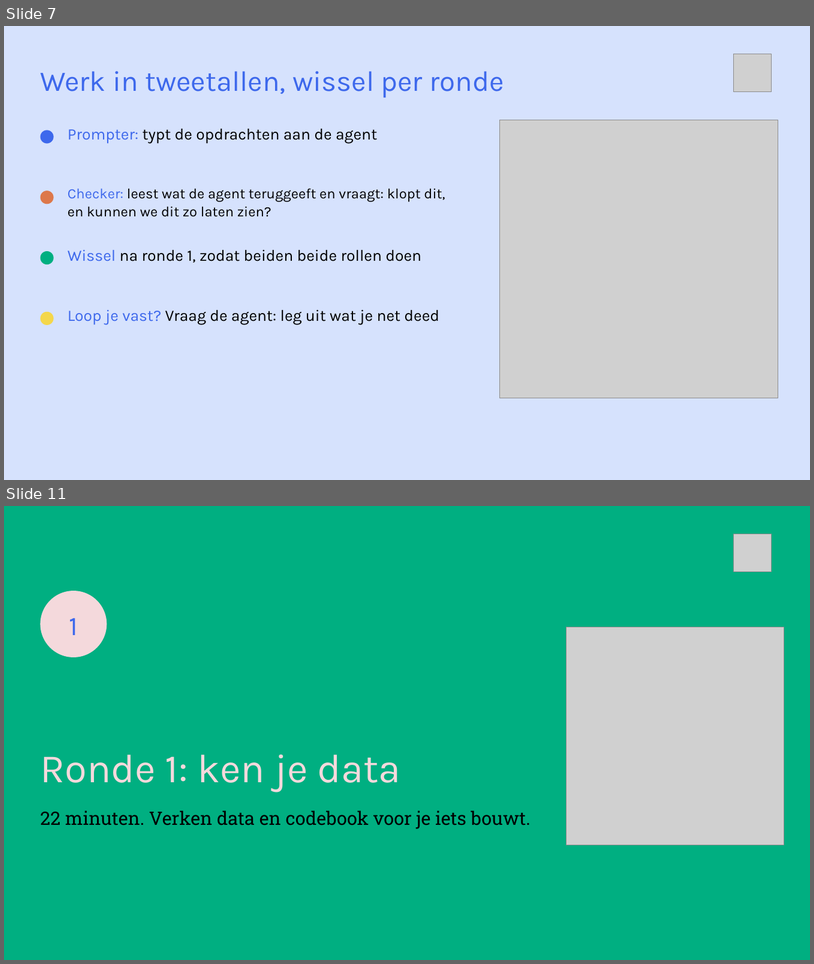
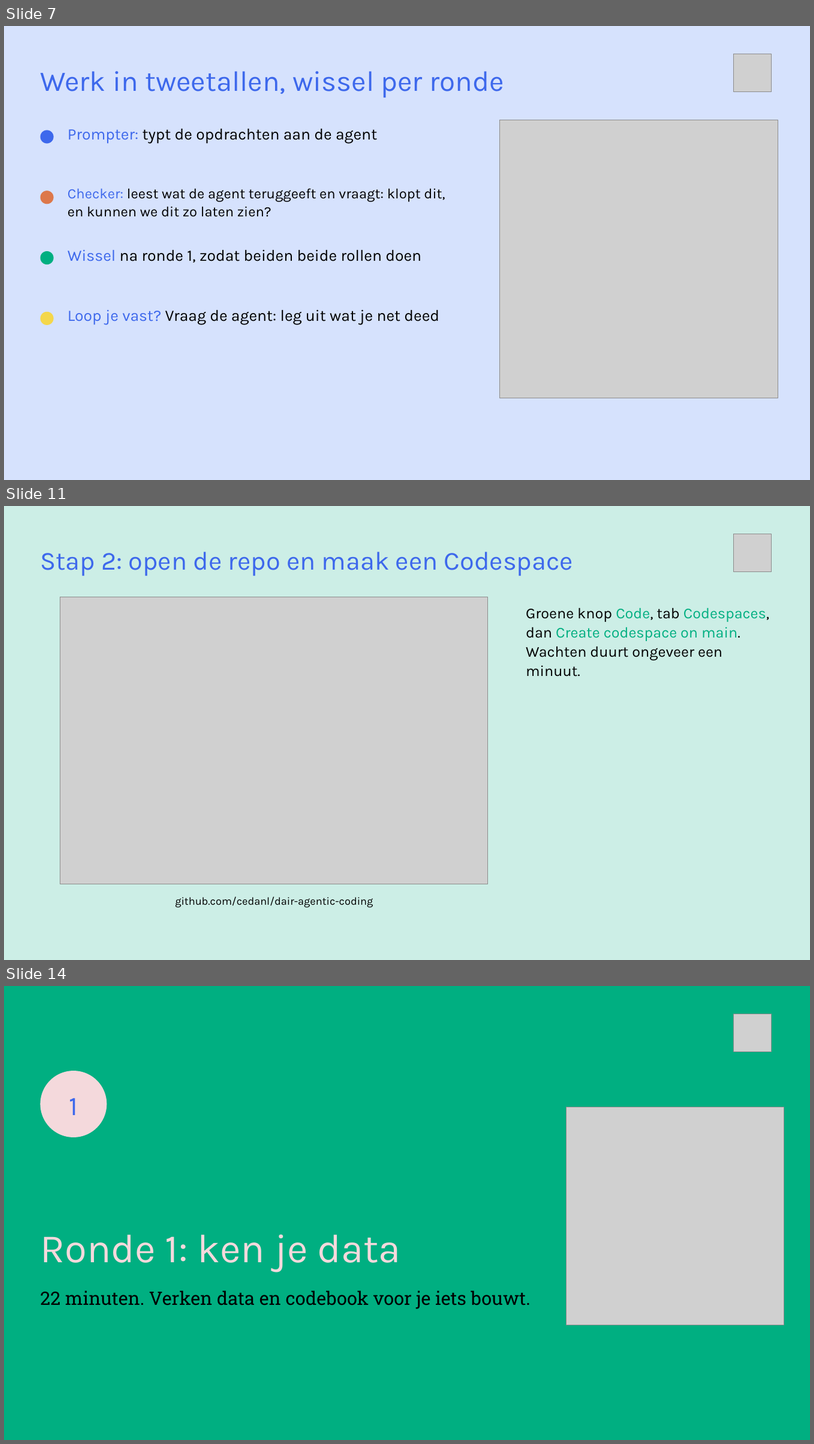
Before and after one commit to cedanl/clidev-presentaties, a slide deck: workshop-rad/exports/261005_workshop_rad_uitvoering.pptx. Shown one above the other, each under a label of ours: slides 7 and 11 before the commit, slides 7, 11 and 14 after it; the slides between them are not shown. The pictures are 814x964 and 814x1444 pixels, drawn with LibreOffice and Linux fonts; fonts in the diff are those of the drawing; grey boxes stand for pictures. Boxes give left, top, right and bottom in pixels: in the first picture for what was removed or moved away, otherwise in the second. Text is boxed around its words. In the diff, an @@ line names an element or a change of style, - is before the commit and + after.

```diff
--- a/workshop-rad/exports/261005_workshop_rad_uitvoering.pptx
+++ b/workshop-rad/exports/261005_workshop_rad_uitvoering.pptx
@@ slide 11 added at <box>4,506,810,960</box>, background #CCEEE6 @@
@@ picture added at <box>734,534,772,572</box> @@
@@ text added at <box>40,552,573,576</box>, 31 pt, text #3D68EC @@
+Stap 2: open de repo en maak een Codespace
@@ picture added at <box>60,597,488,884</box> @@
@@ text added at <box>526,607,770,676</box>, 18 pt, text #000000 @@
+Groene knop Code, tab Codespaces, dan Create codespace on main. Wachten duurt ongeveer een minuut.
@@ text added at <box>175,896,373,907</box>, 13 pt, text #000000 @@
+github.com/cedanl/dair-agentic-coding
@@ what was slide 11 is now slide 14 @@
```
Also in this commit, not shown: 10 slides changed, 2 other slides added, 25 other files.
